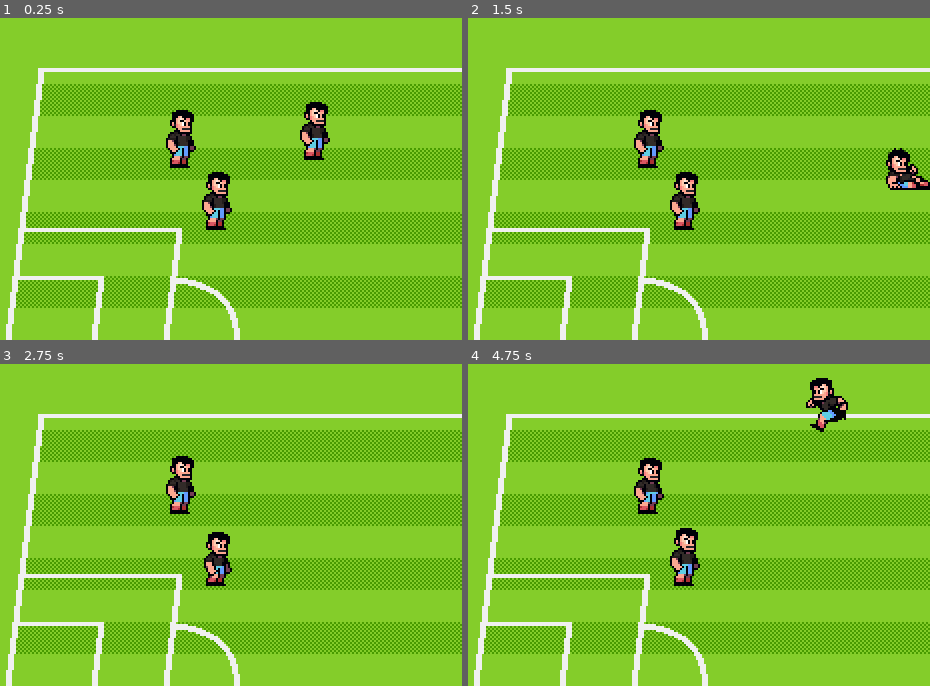
Above: before the commit, frames 1-4 (two rows, left to right).
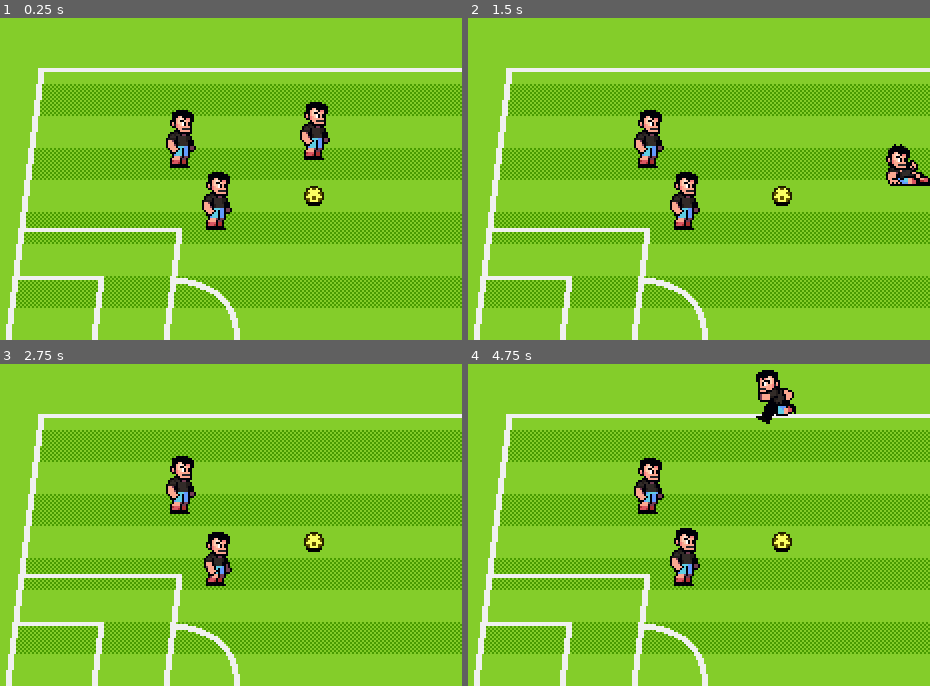
Above: after the commit, the same moments.

Repository: Sai-Santosh09/Soccer-2D
Game: Godot game, scene res://scenes/world.tscn
Two runs of this game, one before a commit and one after it. Both use one fixed random seed, a clock stepped at 60 frames per second and the inputs below.
Inputs:
- Up to frame 1 (0.25 s): no input
- Up to frame 2 (1.5 s): tap Enter at 0.5 s; hold Right (p1_right) 0.53-1.28 s; tap [ (p1_pass) at 0.6 s; hold Down (p1_down) from 1.28 s (still down); tap ] (p1_shoot) at 1.35 s
- Up to frame 3 (2.75 s): release Down (p1_down) at 2.03 s; hold Right (p1_right) from 2.03 s (still down); tap S (p2_down) at 2.1 s
- Up to frame 4 (4.75 s): release Right (p1_right) at 2.78 s; hold Up (p1_up) 2.78-3.53 s; tap A (p2_left) at 2.85 s; hold Left (p1_left) from 3.53 s (still down); tap Q (p2_pass) at 3.6 s; tap D (p2_right) at 4.35 s

The runs differ from the first frame. In frame 1, 0.2% of the frame differs, in the area x 65-71%, y 52-59%; in frame 2, 0.9%; in frame 3, 0.2%; in frame 4, 2.0%, in the area x 62-83%, y 1-59%.

Commit message:
added a soccer ball and state machine for it

Diff:
--- a/project.godot
+++ b/project.godot
@@ -98,6 +98,12 @@
 ]
 }
 
+[layer_names]
+
+2d_physics/layer_1="Walls"
+2d_physics/layer_2="Player"
+2d_physics/layer_3="Ball"
+
 [physics]
 
 3d/physics_engine="Jolt Physics"
--- /dev/null
+++ b/scenes/ball/ball.tscn
@@ -0,0 +1,101 @@
+[gd_scene format=3 uid="uid://bv5lrexexhrgn"]
+
+[ext_resource type="Texture2D" uid="uid://cxqh7jene5fst" path="res://assets/art/props/soccer-ball.png" id="1_nv6q1"]
+[ext_resource type="Script" uid="uid://ceael501rs2ro" path="res://scenes/ball/scripts/ball.gd" id="1_stoaj"]
+[ext_resource type="Texture2D" uid="uid://bkg1oimg7fr58" path="res://assets/art/props/ball-shadow.png" id="2_stoaj"]
+
+[sub_resource type="CircleShape2D" id="CircleShape2D_xotqv"]
+radius = 5.0
+
+[sub_resource type="Animation" id="Animation_jbgth"]
+length = 0.001
+tracks/0/type = "value"
+tracks/0/imported = false
+tracks/0/enabled = true
+tracks/0/path = NodePath("BallSprite:frame")
+tracks/0/interp = 1
+tracks/0/loop_wrap = true
+tracks/0/keys = {
+"times": PackedFloat32Array(0),
+"transitions": PackedFloat32Array(1),
+"update": 1,
+"values": [0]
+}
+
+[sub_resource type="Animation" id="Animation_yjhvv"]
+resource_name = "idle"
+length = 0.1
+loop_mode = 1
+tracks/0/type = "value"
+tracks/0/imported = false
+tracks/0/enabled = true
+tracks/0/path = NodePath("BallSprite:frame")
+tracks/0/interp = 1
+tracks/0/loop_wrap = true
+tracks/0/keys = {
+"times": PackedFloat32Array(0),
+"transitions": PackedFloat32Array(1),
+"update": 1,
+"values": [0]
+}
+
+[sub_resource type="Animation" id="Animation_a81tc"]
+resource_name = "roll"
+length = 0.2
+loop_mode = 1
+step = 0.05
+tracks/0/type = "value"
+tracks/0/imported = false
+tracks/0/enabled = true
+tracks/0/path = NodePath("BallSprite:frame")
+tracks/0/interp = 1
+tracks/0/loop_wrap = true
+tracks/0/keys = {
+"times": PackedFloat32Array(0, 0.05, 0.1, 0.15),
+"transitions": PackedFloat32Array(1, 1, 1, 1),
+"update": 1,
+"values": [0, 1, 2, 3]
+}
+
+[sub_resource type="AnimationLibrary" id="AnimationLibrary_r8c1m"]
+_data = {
+&"RESET": SubResource("Animation_jbgth"),
+&"idle": SubResource("Animation_yjhvv"),
+&"roll": SubResource("Animation_a81tc")
+}
+
+[sub_resource type="CircleShape2D" id="CircleShape2D_rp1mh"]
+radius = 4.0
+
+[node name="Ball" type="AnimatableBody2D" unique_id=1031099531]
+collision_layer = 4
+script = ExtResource("1_stoaj")
+
+[node name="BallSprite" type="Sprite2D" parent="." unique_id=1882387387]
+texture = ExtResource("1_nv6q1")
+centered = false
+offset = Vector2(-5, -10)
+hframes = 4
+
+[node name="CollisionShape2D" type="CollisionShape2D" parent="." unique_id=611580512]
+position = Vector2(0, -5)
+shape = SubResource("CircleShape2D_xotqv")
+
+[node name="AnimationPlayer" type="AnimationPlayer" parent="." unique_id=1359775052]
+libraries/ = SubResource("AnimationLibrary_r8c1m")
+autoplay = &"idle"
+
+[node name="ShadowSprite" type="Sprite2D" parent="." unique_id=64575690]
+texture = ExtResource("2_stoaj")
+centered = false
+offset = Vector2(-8, -16)
+
+[node name="PlayerDetection" type="Area2D" parent="." unique_id=1487416275]
+unique_name_in_owner = true
+position = Vector2(0, -5)
+collision_layer = 0
+collision_mask = 2
+monitorable = false
+
+[node name="CollisionShape2D" type="CollisionShape2D" parent="PlayerDetection" unique_id=18668028]
+shape = SubResource("CircleShape2D_rp1mh")
--- /dev/null
+++ b/scenes/ball/ball_state_factory.gd
@@ -0,0 +1,16 @@
+class_name BallStateFactory
+
+var states : Dictionary
+
+
+func _init() -> void:
+	states = {
+		Ball.State.CARRIED : BallStateCarried,
+		Ball.State.FREE : BallStateFree,
+		Ball.State.SHOT : BallStateShot,
+	}
+
+
+func get_fresh_state(state : Ball.State) -> BallState:
+	assert(states.has(state) , "state doesn't exist!")
+	return states.get(state).new()
--- /dev/null
+++ b/scenes/ball/scripts/ball.gd
@@ -0,0 +1,25 @@
+class_name Ball extends AnimatableBody2D
+
+
+enum State {CARRIED, FREE, SHOT}
+
+@onready var player_detection: Area2D = %PlayerDetection
+
+var carrier : Player = null
+var current_state : BallState = null
+var state_factory := BallStateFactory.new()
+var velocity := Vector2.ZERO
+
+
+func _ready() -> void:
+	switch_state(State.FREE)
+
+
+func switch_state( state : Ball.State ) -> void:
+	if current_state != null:
+		current_state.queue_free()
+	current_state = state_factory.get_fresh_state(state)
+	current_state.setup(self , player_detection, carrier)
+	current_state.state_transition_requested.connect(switch_state.bind())
+	current_state.name = "BallStateMachine"
+	call_deferred("add_child", current_state)
--- /dev/null
+++ b/scenes/ball/scripts/ball_states/ball_state.gd
@@ -0,0 +1,12 @@
+class_name BallState extends Node
+
+signal state_transition_requested(new_state : BallState)
+
+var ball : Ball = null
+var carrier : Player = null
+var player_detection : Area2D = null
+
+func setup(context_ball : Ball, context_player_detection : Area2D, context_carrier : Player) -> void:
+	ball = context_ball
+	player_detection = context_player_detection
+	carrier = context_carrier
--- /dev/null
+++ b/scenes/ball/scripts/ball_states/ball_state_carried.gd
@@ -0,0 +1,9 @@
+class_name BallStateCarried extends BallState
+
+
+func _enter_tree() -> void:
+	assert( carrier != null )
+
+
+func _process(_delta: float) -> void:
+	ball.position = carrier.position
--- /dev/null
+++ b/scenes/ball/scripts/ball_states/ball_state_free.gd
@@ -0,0 +1,10 @@
+class_name BallStateFree extends BallState
+
+
+func _enter_tree() -> void:
+	player_detection.body_entered.connect(on_player_enter.bind())
+
+
+func on_player_enter(body : Player) -> void:
+	ball.carrier = body
+	state_transition_requested.emit(Ball.State.CARRIED)
--- /dev/null
+++ b/scenes/ball/scripts/ball_states/ball_state_shot.gd
@@ -0,0 +1 @@
+class_name BallStateShot extends BallState
--- a/scenes/characters/Player.tscn
+++ b/scenes/characters/Player.tscn
@@ -104,6 +104,7 @@
 height = 18.0
 
 [node name="Player" type="CharacterBody2D" unique_id=49003736]
+collision_layer = 2
 script = ExtResource("1_gin2a")
 
 [node name="PlayerSprite" type="Sprite2D" parent="." unique_id=435058908]
--- a/scenes/states/player_state_moving.gd
+++ b/scenes/states/player_state_moving.gd
@@ -1,7 +1,4 @@
 class_name PlayerStateMoving extends PlayerState
-
-
-
 
 
 func _process(_delta: float) -> void:
--- a/scenes/states/player_state_tackling.gd
+++ b/scenes/states/player_state_tackling.gd
@@ -1,15 +1,22 @@
 class_name PlayerStateTackling extends PlayerState
 
-const DURATION_TACKLE := 200
+const DURATION_PRIOR_RECOVERY := 200
+const GROUND_FRICTION := 250.0
 
-var time_start_tackle := Time.get_ticks_msec()
+
+var is_tackle_complete := false
+var time_finish_tackle := Time.get_ticks_msec()
 
 
 func _enter_tree() -> void:
 	animation_player.play("tackle")
-	time_start_tackle = Time.get_ticks_msec()
 
 
-func _process(_delta: float) -> void:
-	if Time.get_ticks_msec() - time_start_tackle > DURATION_TACKLE:
+func _process(delta: float) -> void:
+	if not is_tackle_complete:
+		player.velocity = player.velocity.move_toward(Vector2.ZERO, delta * GROUND_FRICTION)
+		if player.velocity == Vector2.ZERO:
+			is_tackle_complete = true
+			time_finish_tackle = Time.get_ticks_msec()
+	elif Time.get_ticks_msec() - time_finish_tackle > DURATION_PRIOR_RECOVERY:
 		state_transition_requested.emit(Player.State.RECOVERING)
--- a/scenes/world.tscn
+++ b/scenes/world.tscn
@@ -4,6 +4,7 @@
 [ext_resource type="Texture2D" uid="uid://3fsbu6di81cf" path="res://assets/art/backgrounds/pitch-pattern.png" id="2_k0juu"]
 [ext_resource type="Texture2D" uid="uid://ch3ms7hputdap" path="res://assets/art/backgrounds/pitch-lines.png" id="3_71j4m"]
 [ext_resource type="PackedScene" uid="uid://dl4qxnhn11iil" path="res://scenes/characters/Player.tscn" id="4_k0juu"]
+[ext_resource type="PackedScene" uid="uid://bv5lrexexhrgn" path="res://scenes/ball/ball.tscn" id="5_71j4m"]
 
 [node name="World" type="Node2D" unique_id=179007030]
 
@@ -24,13 +25,19 @@
 texture = ExtResource("3_71j4m")
 centered = false
 
-[node name="Player" parent="." unique_id=49003736 instance=ExtResource("4_k0juu")]
+[node name="Container" type="Node2D" parent="." unique_id=527800703]
+y_sort_enabled = true
+
+[node name="Player" parent="Container" unique_id=49003736 instance=ExtResource("4_k0juu")]
 position = Vector2(140, 94)
 
-[node name="Player2" parent="." unique_id=855956694 instance=ExtResource("4_k0juu")]
+[node name="Player2" parent="Container" unique_id=855956694 instance=ExtResource("4_k0juu")]
 position = Vector2(207, 90)
 control_scheme = 1
 
-[node name="Player3" parent="." unique_id=1134371771 instance=ExtResource("4_k0juu")]
+[node name="Player3" parent="Container" unique_id=1134371771 instance=ExtResource("4_k0juu")]
 position = Vector2(158, 125)
 control_scheme = 2
+
+[node name="Ball" parent="Container" unique_id=1031099531 instance=ExtResource("5_71j4m")]
+position = Vector2(206, 113)
Not shown, added: scenes/ball/ball_state_factory.gd.uid
Not shown, added: scenes/ball/scripts/ball.gd.uid
Not shown, added: scenes/ball/scripts/ball_states/ball_state.gd.uid
Not shown, added: scenes/ball/scripts/ball_states/ball_state_carried.gd.uid
Not shown, added: scenes/ball/scripts/ball_states/ball_state_free.gd.uid
Not shown, added: scenes/ball/scripts/ball_states/ball_state_shot.gd.uid
